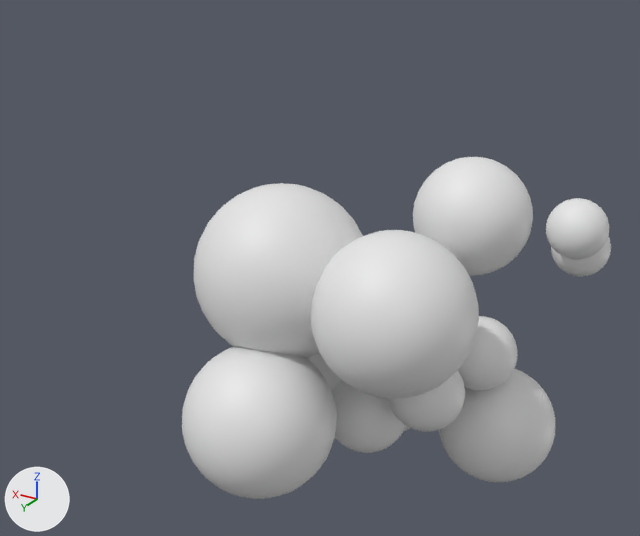
What one commit did to the Blender file mujltiple_spheres.blend.
Both versions are drawn from a 50 mm camera at (-21.6, 44.6, 25.5) aimed at (4.8, 0.5, 3.5). The lights are fixed; the arrows at lower left show +X, +Y and +Z.

The older version as bpy lines, for what is in view:
```python
ob_randomsphere_0 = bpy.data.objects.new('RandomSphere_0', me_sphere_973)
ob_randomsphere_0.location = (3.8, 9.0, -2.64)
ob_randomsphere_0.scale = (4.45, 4.45, 4.45)
ob_randomsphere_1 = bpy.data.objects.new('RandomSphere_1', me_sphere_974)
ob_randomsphere_1.location = (-9.42, -5.11, 7.06)
ob_randomsphere_1.scale = (1.8, 1.8, 1.8)
ob_randomsphere_10 = bpy.data.objects.new('RandomSphere_10', me_sphere_983)
ob_randomsphere_10.location = (0.76, 1.52, -5.08)
ob_randomsphere_10.scale = (2.67, 2.67, 2.67)
ob_randomsphere_2 = bpy.data.objects.new('RandomSphere_2', me_sphere_975)
ob_randomsphere_2.location = (-9.08, -7.93, 4.84)
ob_randomsphere_2.scale = (1.8, 1.8, 1.8)
ob_randomsphere_3 = bpy.data.objects.new('RandomSphere_3', me_sphere_976)
ob_randomsphere_3.location = (-6.27, -3.07, -6.27)
ob_randomsphere_3.scale = (3.73, 3.73, 3.73)
ob_randomsphere_6 = bpy.data.objects.new('RandomSphere_6', me_sphere_979)
ob_randomsphere_6.location = (-5.22, -1.84, -0.87)
ob_randomsphere_6.scale = (2.29, 2.29, 2.29)
ob_randomsphere_7 = bpy.data.objects.new('RandomSphere_7', me_sphere_980)
ob_randomsphere_7.location = (-3.57, 2.27, -2.05)
ob_randomsphere_7.scale = (2.29, 2.29, 2.29)
ob_randomsphere_8 = bpy.data.objects.new('RandomSphere_8', me_sphere_981)
ob_randomsphere_8.location = (3.65, -3.65, -3.65)
ob_randomsphere_8.scale = (6.35, 6.35, 6.35)
ob_randomsphere_9 = bpy.data.objects.new('RandomSphere_9', me_sphere_982)
ob_randomsphere_9.location = (-2.79, 5.45, 4.29)
ob_randomsphere_9.scale = (4.55, 4.55, 4.55)
# also in view: 'RandomSphere_5' at (4.8, 4.8, 4.8); 'RandomSphere_4' at (-2.5, -6.2, 6.2)
```
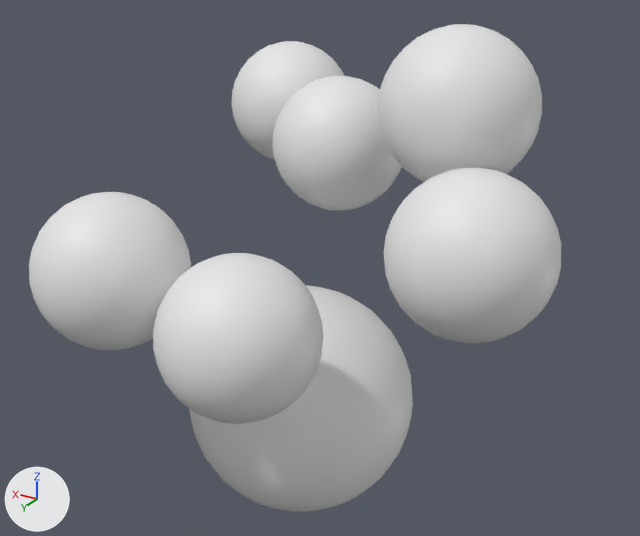
Where the newer file only moved an object's origin or applied its transform, the numbers keep the older frame.

Where the change shows, as pixel boxes (x1, y1, x2, y2) in the pictures (640 x 536 px):
'RandomSphere_0', reshaped
    before: (182, 347, 337, 499)
    after: (29, 192, 191, 350)
'RandomSphere_3', reshaped (92% wider, 100% taller)
    before: (439, 369, 555, 482)
    after: (189, 285, 413, 512)
'RandomSphere_5', reshaped (34% narrower, 32% shorter)
    before: (193, 183, 363, 358)
    after: (232, 41, 344, 160)
'RandomSphere_1', reshaped (169% wider, 173% taller)
    before: (546, 198, 609, 260)
    after: (153, 253, 324, 424)
'RandomSphere_4', reshaped (47% wider, 48% taller)
    before: (413, 157, 533, 275)
    after: (384, 168, 561, 343)
'RandomSphere_6', reshaped
    before: (458, 316, 518, 391)
    after: (378, 24, 542, 182)
'RandomSphere_9', deleted
    before: (310, 230, 479, 399)
'RandomSphere_2', reshaped
    before: (551, 236, 611, 276)
    after: (272, 76, 402, 210)
'RandomSphere_10', deleted
    before: (331, 381, 406, 453)
'RandomSphere_7', deleted
    before: (388, 371, 465, 432)
'RandomSphere_8', deleted
    before: (307, 353, 410, 431)
part 1 of me_sphere_973, deleted
    before: (182, 347, 337, 499)
part 2 of me_sphere_973, added
    after: (29, 192, 191, 350)
part 3 of me_sphere_974, deleted
    before: (546, 198, 609, 260)
part 4 of me_sphere_974, added
    after: (153, 253, 324, 424)
part 5 of me_sphere_975, deleted
    before: (551, 236, 611, 276)
part 6 of me_sphere_975, added
    after: (272, 76, 402, 210)
part 8 of me_sphere_977, deleted
    before: (413, 157, 533, 275)
part 9 of me_sphere_977, added
    after: (384, 168, 561, 343)
part 10 of me_sphere_978, deleted
    before: (193, 183, 363, 358)
part 11 of me_sphere_978, added
    after: (232, 41, 344, 160)
part 12 of me_sphere_979, deleted
    before: (458, 316, 518, 391)
part 13 of me_sphere_979, added
    after: (378, 24, 542, 182)

The change, as a list of edits to the scene's bpy script:
```text
Change me_sphere_973:
    used by ob_randomsphere_0; location = (3.8, 9.0, -2.64); scale = (4.45, 4.45, 4.45)
    remove me_sphere_973.from_pydata(...)  # 482 vertices, 512 faces; spans x -1.0..1.0, y -1.0..1.0, z -1.0..1.0
    add me_sphere_973.from_pydata(...)  # 482 vertices, 512 faces; spans x 0.78..2.76, y -0.39..1.59, z 0.93..2.91
    me_sphere_973 part 1: 482 vertices removed from x -1.0..1.0, y -1.0..1.0, z -1.0..1.0
    me_sphere_973 part 2: 482 vertices added at x 0.78..2.76, y -0.39..1.59, z 0.93..2.91, forming a UV sphere (32 segments, 16 rings, poles along z)
Change me_sphere_974:
    used by ob_randomsphere_1; location = (-9.42, -5.11, 7.06); scale = (1.8, 1.8, 1.8)
    remove me_sphere_974.from_pydata(...)  # 482 vertices, 512 faces; spans x -1.0..1.0, y -1.0..1.0, z -1.0..1.0
    add me_sphere_974.from_pydata(...)  # 482 vertices, 512 faces; spans x 4.49..9.37, y 6.87..11.76, z -4.12..0.77
    me_sphere_974 part 3: 482 vertices removed from x -1.0..1.0, y -1.0..1.0, z -1.0..1.0
    me_sphere_974 part 4: 482 vertices added at x 4.49..9.37, y 6.87..11.76, z -4.12..0.77, forming a UV sphere (32 segments, 16 rings, poles along z)
Change me_sphere_975:
    used by ob_randomsphere_2; location = (-9.08, -7.93, 4.84); scale = (1.8, 1.8, 1.8)
    remove me_sphere_975.from_pydata(...)  # 482 vertices, 512 faces; spans x -1.0..1.0, y -1.0..1.0, z -1.0..1.0
    add me_sphere_975.from_pydata(...)  # 482 vertices, 512 faces; spans x 6.51..11.46, y -1.27..3.69, z 0.24..5.2
    me_sphere_975 part 5: 482 vertices removed from x -1.0..1.0, y -1.0..1.0, z -1.0..1.0
    me_sphere_975 part 6: 482 vertices added at x 6.51..11.46, y -1.27..3.69, z 0.24..5.2, forming a UV sphere (32 segments, 16 rings, poles along z)
Change me_sphere_976:
    used by ob_randomsphere_3; location = (-6.27, -3.07, -6.27); scale = (3.73, 3.73, 3.73)
    remove me_sphere_976.from_pydata(...)  # 482 vertices, 512 faces; spans x -1.0..1.0, y -1.0..1.0, z -1.0..1.0
    add me_sphere_976.from_pydata(...)  # 482 vertices, 512 faces; spans x 1.29..5.32, y -0.93..3.09, z -1.95..2.07
    me_sphere_976 part 7: 482 vertices removed from x -1.0..1.0, y -1.0..1.0, z -1.0..1.0; 482 vertices added at x 1.29..5.32, y -0.93..3.09, z -1.95..2.07, forming a UV sphere (32 segments, 16 rings, poles along z)
Change me_sphere_977:
    used by ob_randomsphere_4; location = (-2.46, -6.22, 6.22); scale = (3.78, 3.78, 3.78)
    remove me_sphere_977.from_pydata(...)  # 482 vertices, 512 faces; spans x -1.0..1.0, y -1.0..1.0, z -1.0..1.0
    add me_sphere_977.from_pydata(...)  # 482 vertices, 512 faces; spans x -2.26..0.14, y 1.55..3.94, z -0.72..1.68
    me_sphere_977 part 8: 482 vertices removed from x -1.0..1.0, y -1.0..1.0, z -1.0..1.0
    me_sphere_977 part 9: 482 vertices added at x -2.26..0.14, y 1.55..3.94, z -0.72..1.68, forming a UV sphere (32 segments, 16 rings, poles along z)
Change me_sphere_978:
    used by ob_randomsphere_5; location = (4.82, 4.82, 4.82); scale = (5.18, 5.18, 5.18)
    remove me_sphere_978.from_pydata(...)  # 482 vertices, 512 faces; spans x -1.0..1.0, y -1.0..1.0, z -1.0..1.0
    add me_sphere_978.from_pydata(...)  # 482 vertices, 512 faces; spans x 0.96..2.68, y -3.91..-2.19, z 0.27..1.99
    me_sphere_978 part 10: 482 vertices removed from x -1.0..1.0, y -1.0..1.0, z -1.0..1.0
    me_sphere_978 part 11: 482 vertices added at x 0.96..2.68, y -3.91..-2.19, z 0.27..1.99, forming a UV sphere (32 segments, 16 rings, poles along z)
Change me_sphere_979:
    used by ob_randomsphere_6; location = (-5.22, -1.84, -0.87); scale = (2.29, 2.29, 2.29)
    remove me_sphere_979.from_pydata(...)  # 482 vertices, 512 faces; spans x -1.0..1.0, y -1.0..1.0, z -1.0..1.0
    add me_sphere_979.from_pydata(...)  # 482 vertices, 512 faces; spans x -1.01..2.94, y -1.83..2.12, z 4.59..8.54
    me_sphere_979 part 12: 482 vertices removed from x -1.0..1.0, y -1.0..1.0, z -1.0..1.0
    me_sphere_979 part 13: 482 vertices added at x -1.01..2.94, y -1.83..2.12, z 4.59..8.54, forming a UV sphere (32 segments, 16 rings, poles along z)
Remove ob_randomsphere_7:
    ob_randomsphere_7 = bpy.data.objects.new('RandomSphere_7', me_sphere_980)
Remove ob_randomsphere_8:
    ob_randomsphere_8 = bpy.data.objects.new('RandomSphere_8', me_sphere_981)
Remove ob_randomsphere_9:
    ob_randomsphere_9 = bpy.data.objects.new('RandomSphere_9', me_sphere_982)
Remove ob_randomsphere_10:
    ob_randomsphere_10 = bpy.data.objects.new('RandomSphere_10', me_sphere_983)
```
